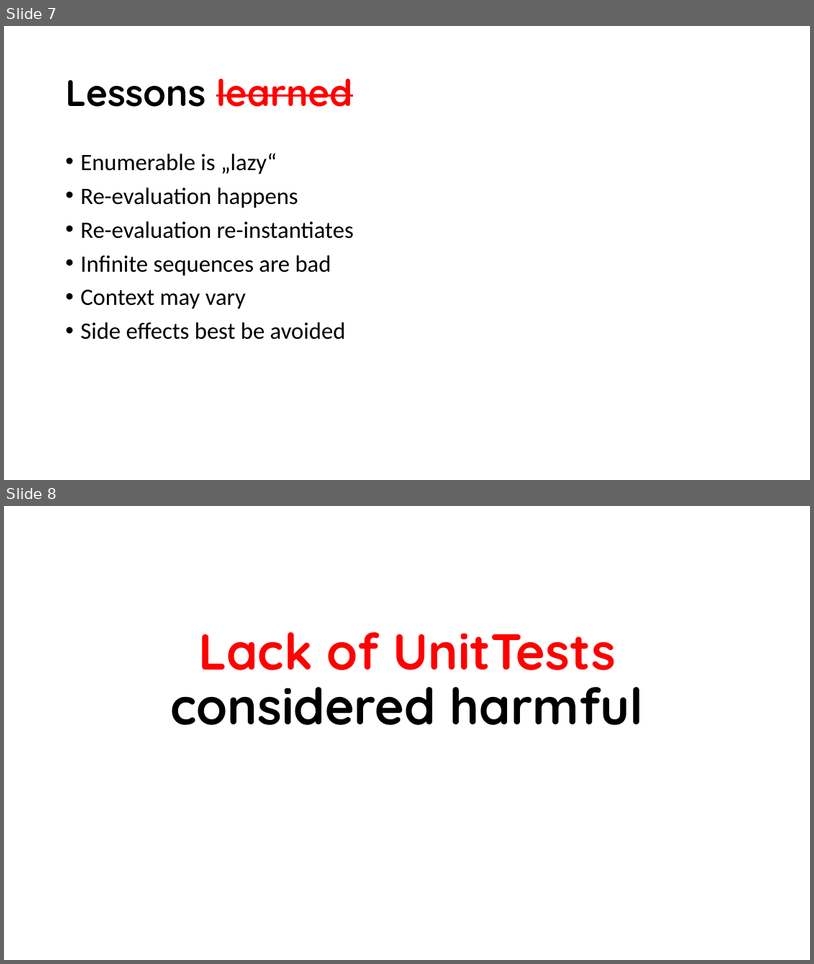
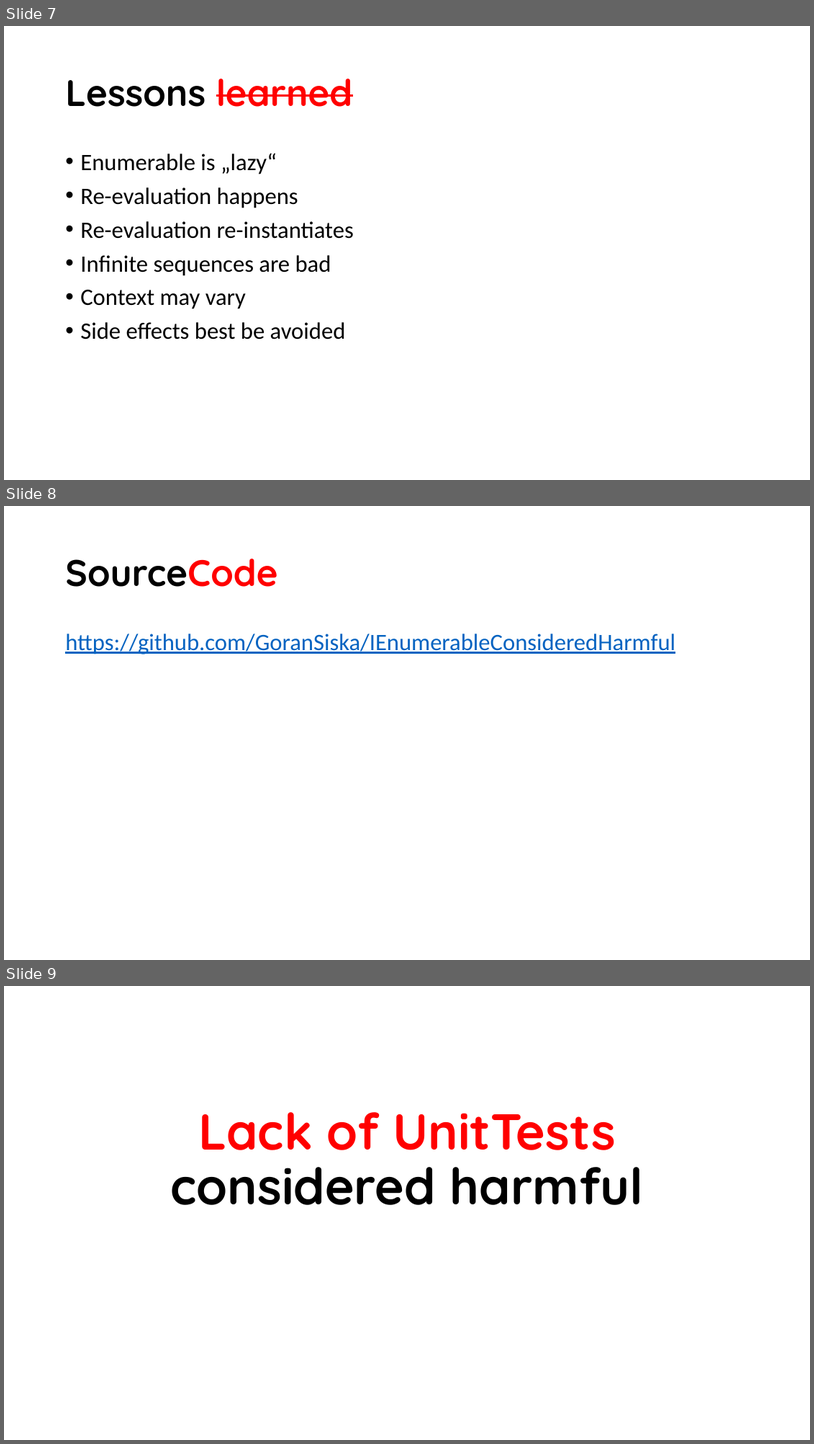
Before and after one commit to GoranSiska/IEnumerableConsideredHarmful, a slide deck: IEnumerable considered harmful.pptx. Shown one above the other, each under a label of ours: slides 7 and 8 before the commit, slides 7, 8 and 9 after it. The pictures are 814x964 and 814x1444 pixels, drawn with LibreOffice and Linux fonts; fonts in the diff are those of the drawing; background and template pictures are left out. Boxes give left, top, right and bottom in pixels: in the first picture for what was removed or moved away, otherwise in the second. Text is boxed around its words. In the diff, an @@ line names an element or a change of style, - is before the commit and + after.

Commit message:
Added source code url;

```diff
--- a/IEnumerable considered harmful.pptx
+++ b/IEnumerable considered harmful.pptx
@@ slide 8 added at (4, 506, 810, 960), background #FFFFFF @@
@@ title added at (65, 559, 278, 587), 44 pt, text #000000, bold @@
+SourceCode
@@ text added at (65, 633, 676, 654), 28 pt, text #0563C1, underline @@
+https://github.com/GoranSiska/IEnumerableConsideredHarmful
@@ what was slide 8 is now slide 9 @@
```
